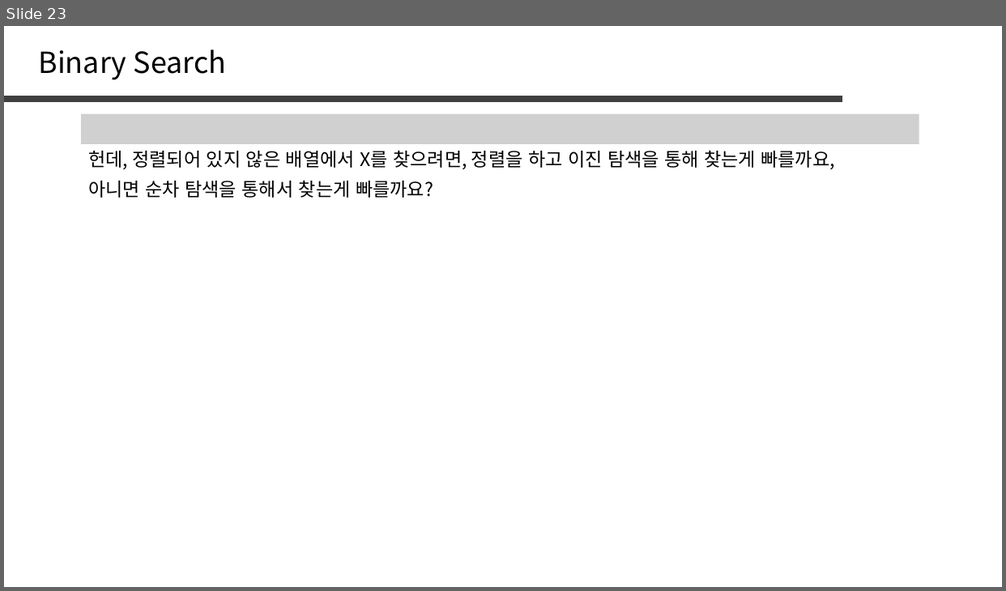
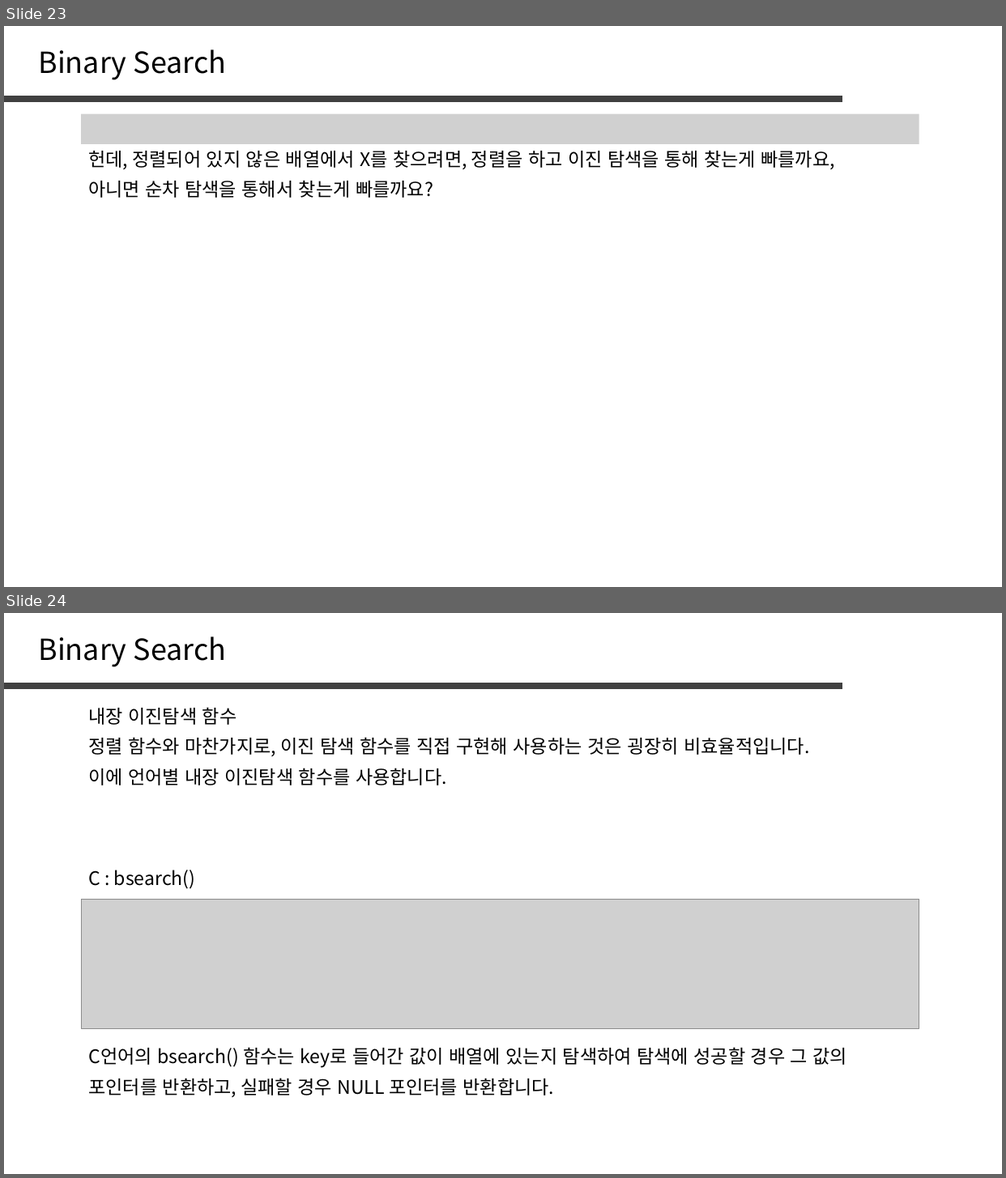
Before and after one commit to jaehoo1/PS-study, a slide deck: study/4_Sorting, Binary Search.pptx. Shown one above the other, each under a label of ours: slide 23 before the commit, slides 23 and 24 after it. The pictures are 1006x591 and 1006x1178 pixels, drawn with LibreOffice and Linux fonts; fonts in the diff are those of the drawing; grey boxes stand for pictures. Boxes give left, top, right and bottom in pixels: in the first picture for what was removed or moved away, otherwise in the second. Text is boxed around its words. In the diff, an @@ line names an element or a change of style, - is before the commit and + after.

```diff
--- a/study/4_Sorting, Binary Search.pptx
+++ b/study/4_Sorting, Binary Search.pptx
@@ slide 24 added at [4, 613, 1002, 1174], background #FFFFFF @@
@@ text added at [39, 636, 227, 667], 28 pt, text #000000 @@
+Binary Search
@@ line added from (4, 686) to (842, 686), #404040 6 pt @@
@@ text added at [88, 707, 237, 725], 18 pt, text #000000 @@
+내장 이진탐색 함수
@@ text added at [88, 737, 809, 756], 18 pt, text #000000 @@
+정렬 함수와 마찬가지로, 이진 탐색 함수를 직접 구현해 사용하는 것은 굉장히 비효율적입니다.
@@ text added at [88, 768, 447, 786], 18 pt, text #000000 @@
+이에 언어별 내장 이진탐색 함수를 사용합니다.
@@ text added at [88, 870, 196, 889], 18 pt, text #000000 @@
+C : bsearch()
@@ picture added at [81, 899, 919, 1029] @@
@@ text added at [88, 1047, 847, 1067], 18 pt, text #000000 @@
+C언어의 bsearch() 함수는 key로 들어간 값이 배열에 있는지 탐색하여 탐색에 성공할 경우 그 값의
@@ text added at [88, 1078, 555, 1097], 18 pt, text #000000 @@
+포인터를 반환하고, 실패할 경우 NULL 포인터를 반환합니다.
```
Also in this commit, not shown: 3 other slides added, 1 slide removed.
